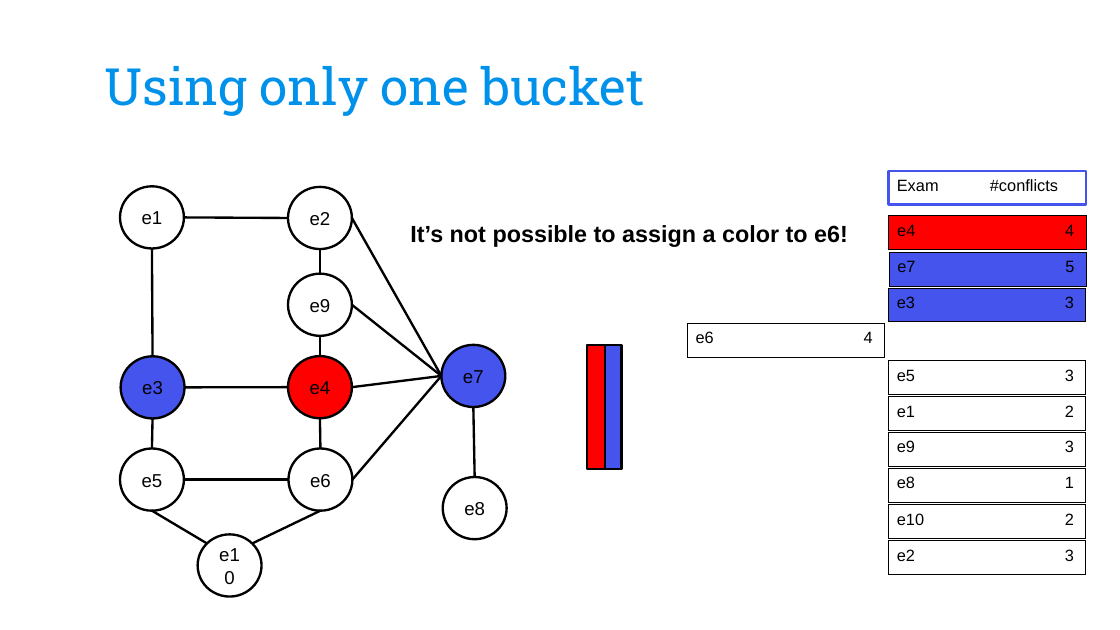
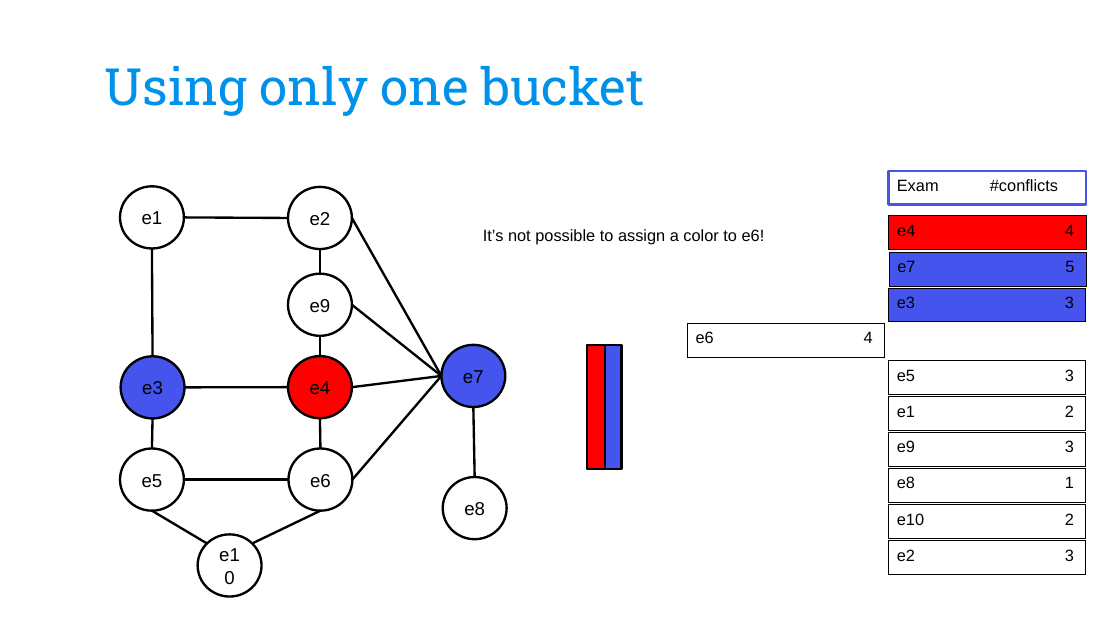
Before and after one commit to CarolinaBianchi/ETPsolver, a slide deck: slide 13 of Optimization/doc/ETPslides_OMAAL_group11.pptx. Drawn at 1120x630 pixels with LibreOffice and Linux fonts; fonts in the diff are those of the drawing; background and template pictures are left out. Boxes give left, top, right and bottom in pixels: in the first picture for what was removed or moved away, otherwise in the second. Text is boxed around its words. In the diff, an @@ line names an element or a change of style, - is before the commit and + after.

```diff
--- a/Optimization/doc/ETPslides_OMAAL_group11.pptx
+++ b/Optimization/doc/ETPslides_OMAAL_group11.pptx
@@ text "It’s not possible to assign ...": place and size @@
-text "It’s not possible to assign ..." at (410,225,848,247)
+text "It’s not possible to assign ..." at (483,229,765,245)
@@ text "It’s not possible to assign ..." at (483,229,765,245): size 20 to 14 pt, bold off @@
```
Also in this commit, not shown: 3 other slides changed, 1 slide added, 2 slides removed.
